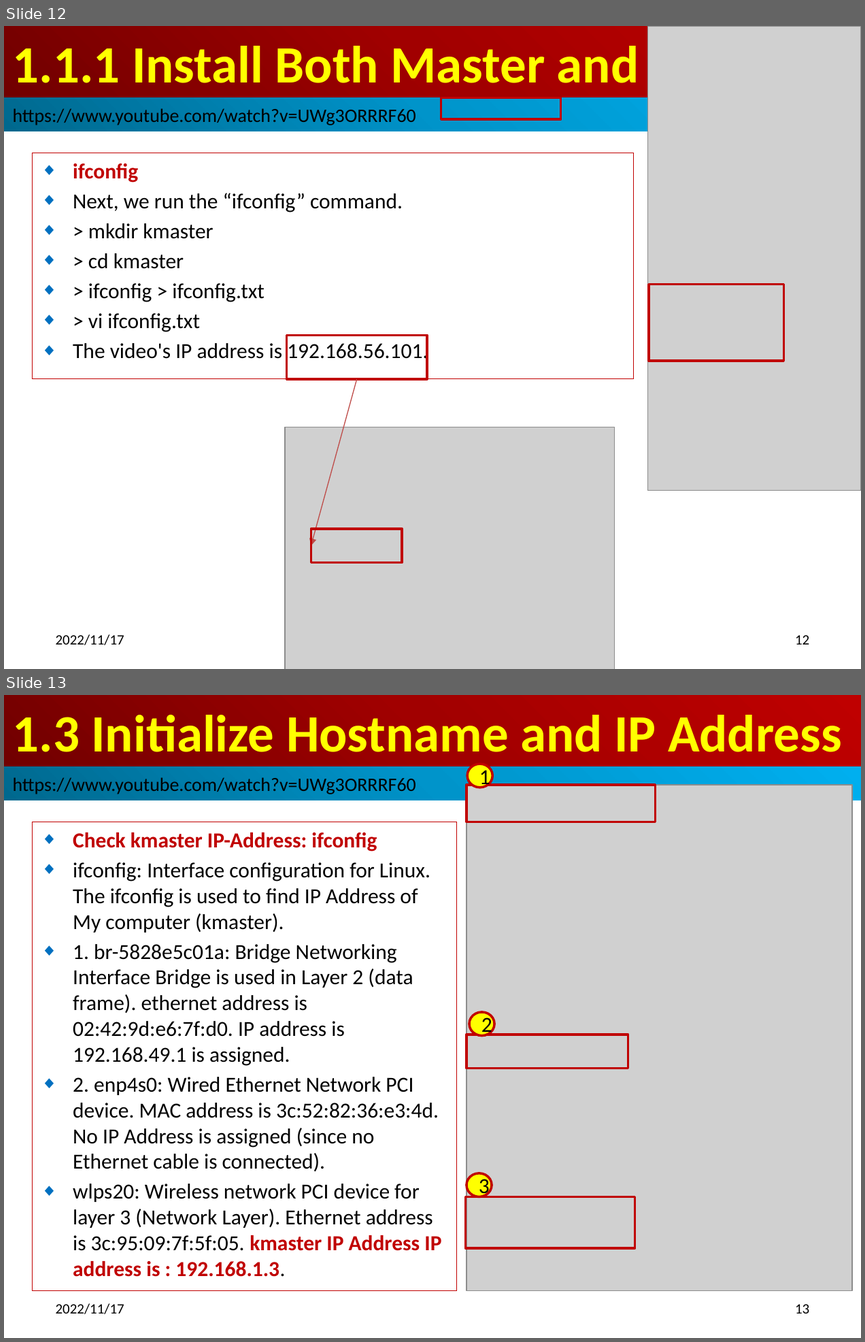
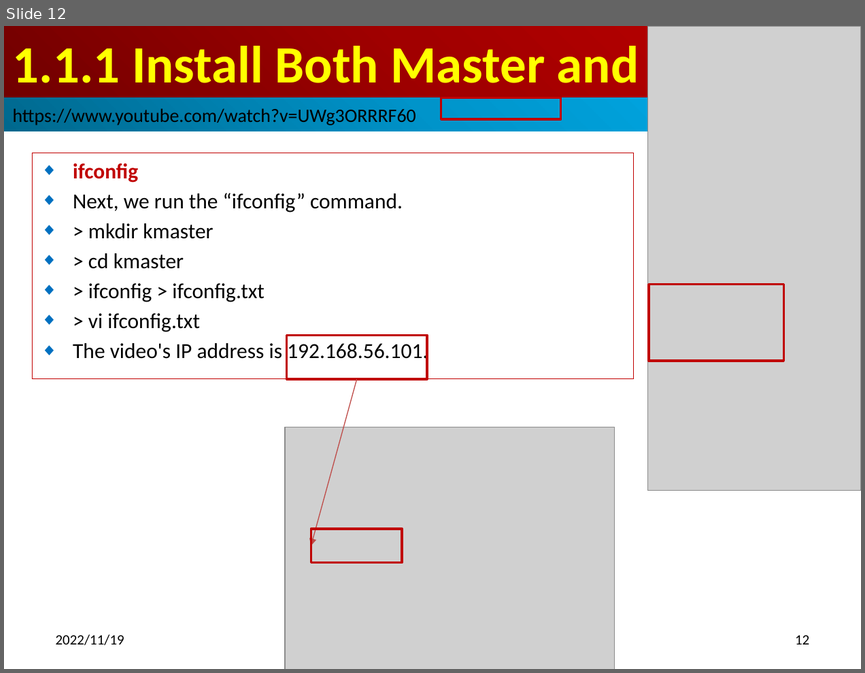
Before and after one commit to peterhchen/900_Kubernetes, a slide deck: 001_01_Install_MS_P01_Master.pptx. Shown one above the other, each under a label of ours: slides 12 and 13 before the commit, slide 12 after it. The pictures are 865x1342 and 865x673 pixels, drawn with LibreOffice and Linux fonts; fonts in the diff are those of the drawing; grey boxes stand for pictures. Boxes give left, top, right and bottom in pixels: in the first picture for what was removed or moved away, otherwise in the second. Text is boxed around its words. In the diff, an @@ line names an element or a change of style, - is before the commit and + after.

```diff
--- a/001_01_Install_MS_P01_Master.pptx
+++ b/001_01_Install_MS_P01_Master.pptx
@@ slide 13 removed at [4, 695, 861, 1338], background #FFFFFF @@
@@ title removed at [4, 695, 861, 767] @@
-1.3 Initialize Hostname and IP Address
@@ rectangle removed at [4, 767, 861, 800] @@
-https://www.youtube.com/watch?v=UWg3ORRRF60
@@ ellipse removed at [468, 764, 492, 787] @@
-1
@@ picture removed at [466, 785, 852, 1291] @@
@@ rectangle removed at [466, 785, 655, 821] @@
@@ subtitle removed at [33, 821, 456, 1291] @@
-◆ Check kmaster IP-Address: ifconfig
-◆ ifconfig: Interface configuration for Linux. The ifconfig is used to find IP Address of My computer (kmaster).
-◆ 1. br-5828e5c01a: Bridge Networking Interface Bridge is used in Layer 2 (data frame). ethernet address is 02:42:9d:e6:7f:d0. IP address is 192.168.49.1 is assigned.
-◆ 2. enp4s0: Wired Ethernet Network PCI device. MAC address is 3c:52:82:36:e3:4d. No IP Address is assigned (since no Ethernet cable is connected).
-◆ wlps20: Wireless network PCI device for layer 3 (Network Layer). Ethernet address is 3c:95:09:7f:5f:05. kmaster IP Address IP address is : 192.168.1.3.
@@ ellipse removed at [469, 1012, 494, 1036] @@
-2
@@ rectangle removed at [466, 1034, 629, 1068] @@
@@ ellipse removed at [466, 1173, 492, 1197] @@
-3
@@ rectangle removed at [465, 1196, 634, 1248] @@
@@ text removed at [56, 1303, 124, 1314] @@
-2022/11/17
@@ page number removed at [795, 1304, 809, 1313] @@
-13
@@ slide 12 changed as well @@
@@ text at [56, 634, 124, 645]: text changed @@
-2022/11/17
+2022/11/19
```
Also in this commit, not shown: 27 other slides changed, 4 other slides removed.
